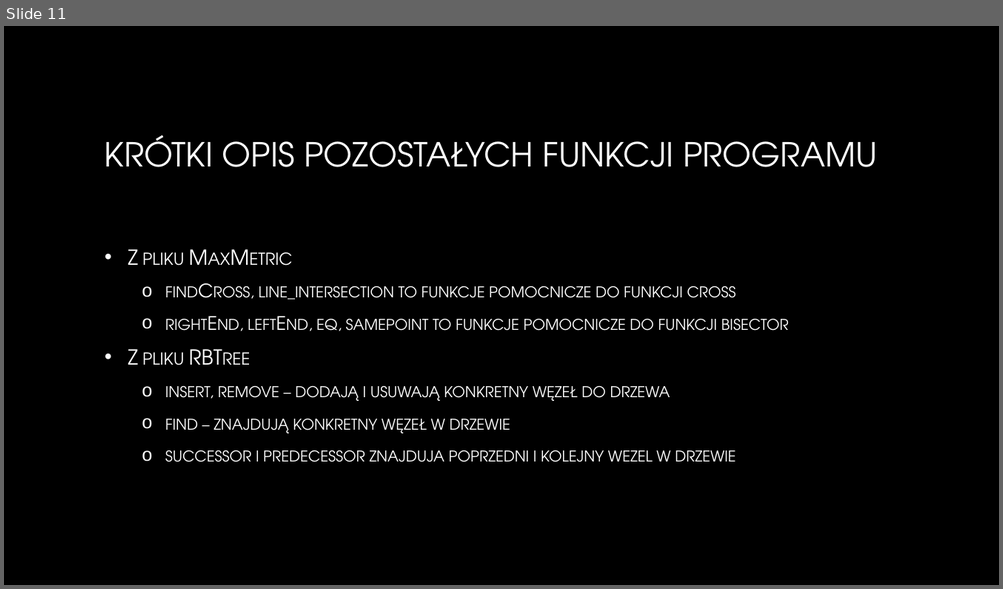
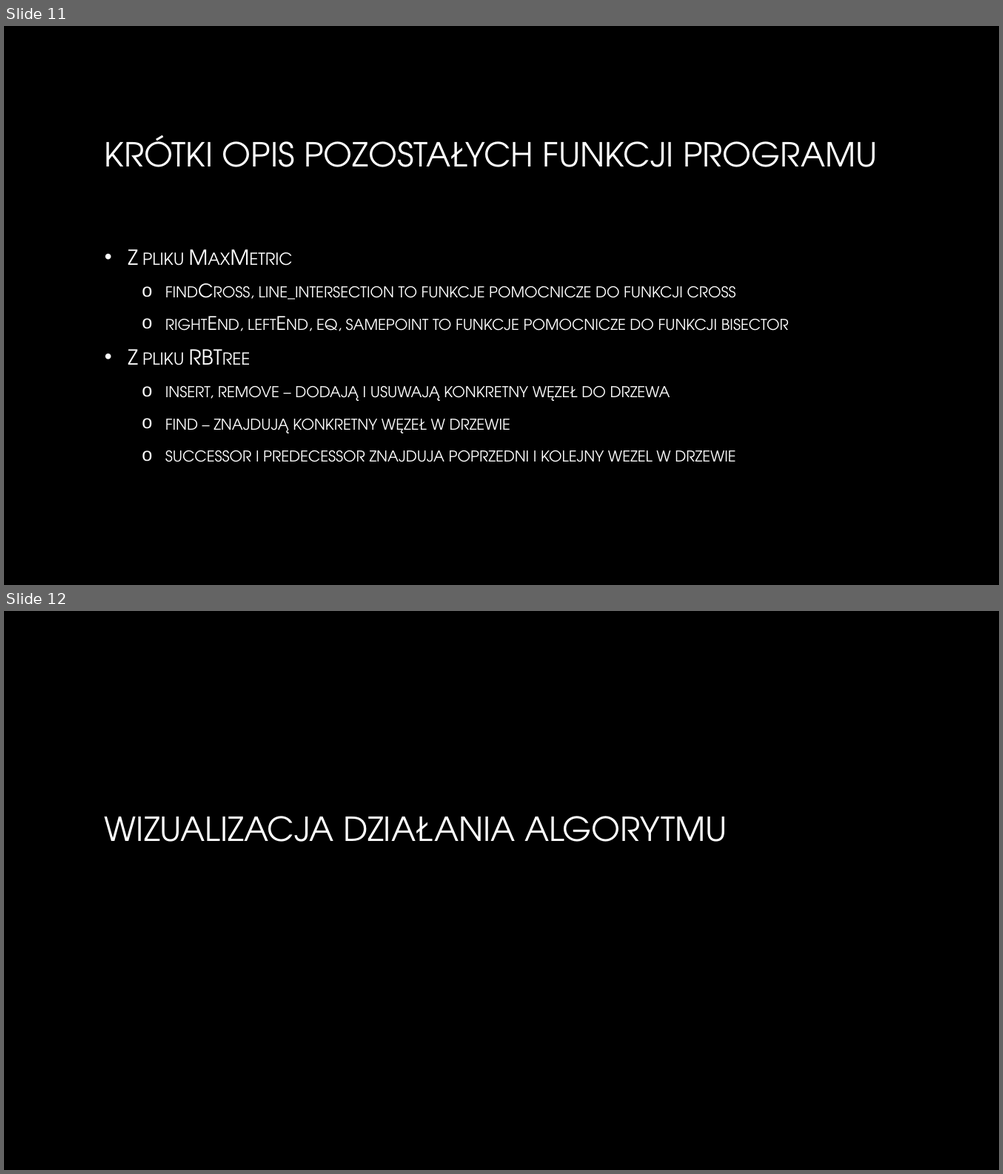
Before and after one commit to remilvus/VoronoiDiagram, a slide deck: VoronoiPrezentacja.pptx. Shown one above the other, each under a label of ours: slide 11 before the commit, slides 11 and 12 after it. The pictures are 1003x589 and 1003x1174 pixels, drawn with LibreOffice and Linux fonts; fonts in the diff are those of the drawing; background and template pictures are left out. Boxes give left, top, right and bottom in pixels: in the first picture for what was removed or moved away, otherwise in the second. Text is boxed around its words. In the diff, an @@ line names an element or a change of style, - is before the commit and + after.

```diff
--- a/VoronoiPrezentacja.pptx
+++ b/VoronoiPrezentacja.pptx
@@ slide 12 added at <box>4,611,999,1170</box>, background picture (left out) @@
@@ title added at <box>105,816,727,842</box>, 32 pt, text gradient #FFFFFF to #A6A6A6 @@
+WIZUALIZACJA DZIAŁANIA ALGORYTMU
```
Also in this commit, not shown: 11 other slides added, 2 slides removed, 2 other files.
